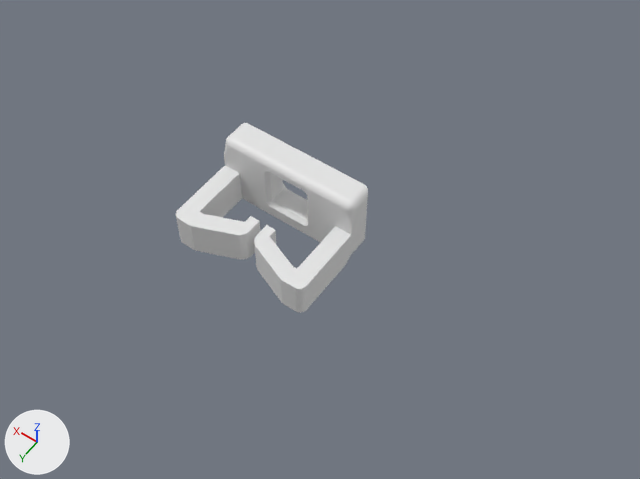
The Blender file blender/utils/cable_guide_type_c.blend: old version first, new version second.
Camera for both pictures: a 50 mm lens placed at (-46.2, 54.8, 90.1), pointed at (-6.2, -1.2, 2.1). The lights are fixed; the arrows at lower left show +X, +Y and +Z.

Script lines for the objects in view, before the commit:
```python
me_cube_022 = bpy.data.meshes.new('Cube.022')
me_cube_022.from_pydata(...)  # 121 vertices, 116 faces; spans x -10.0..0.0, y -5.0..5.0, z 0.0..14.4
ob_holder = bpy.data.objects.new('holder', me_cube_022)
ob_holder.location = (0.0, -6.5, 4.5)
ob_holder.rotation_euler = (1.571, 0.0, 3.142)  # degrees (90, 0, 180)
_vg = ob_holder.vertex_groups.new(name='Group')
_vg.add([54, 55, 65, 75, 77, 78, 79, 80, 81, 82, 83, 84, 94, 95, 96, 112, 113, 114], 1.0, 'REPLACE')
_m = ob_holder.modifiers.new('Mirror', 'MIRROR')
_m = ob_holder.modifiers.new('Bevel', 'BEVEL')
_m.width = 1.0
_m.width_pct = 1.0
_m.segments = 16
_m.limit_method = 'VGROUP'
_m.vertex_group = 'Group'
```
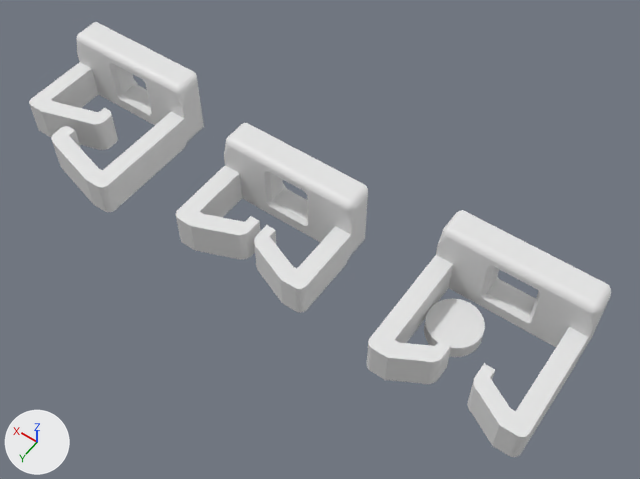
Commit message: improved cable guides

Edits to the bpy script that builds the scene:
```text
Add me_cylinder:
    me_cylinder.from_pydata(...)  # a 32-sided cylinder along z spanning x -3.5..3.5, y -3.5..3.5, z -1.0..1.0
Add me_cube_002:
    me_cube_002.from_pydata(...)  # 121 vertices, 116 faces; spans x -10.0..0.0, y -5.0..5.0, z 0.0..19.4
Add me_cube_001:
    me_cube_001.from_pydata(...)  # 222 vertices, 232 faces; spans x -10.0..10.0, y -5.0..5.0, z 0.0..19.9
Add ob_cylinder:
    ob_cylinder = bpy.data.objects.new('Cylinder', me_cylinder)
    ob_cylinder.location = (-26.0, -1.0, 0.0)
Add ob_holder_wide:
    ob_holder_wide = bpy.data.objects.new('holder_wide', me_cube_002)
    ob_holder_wide.location = (-30.0, -9.9, 4.5)
    ob_holder_wide.rotation_euler = (1.571, 0.0, 3.142)  # degrees (90, 0, 180)
    _vg = ob_holder_wide.vertex_groups.new(name='Group')
    _vg.add([54, 55, 65, 75, 77, 78, 79, 80, 81, 82, 83, 84, 94, 95, 96, 112, 113, 114], 1.0, 'REPLACE')
    _m = ob_holder_wide.modifiers.new('Mirror', 'MIRROR')
    _m = ob_holder_wide.modifiers.new('Bevel', 'BEVEL')
    _m.width = 1.0
    _m.width_pct = 1.0
    _m.segments = 16
    _m.limit_method = 'VGROUP'
    _m.vertex_group = 'Group'
Add ob_holder_stacked:
    ob_holder_stacked = bpy.data.objects.new('holder_stacked', me_cube_001)
    ob_holder_stacked.location = (30.0, -10.0, 4.5)
    ob_holder_stacked.rotation_euler = (1.571, 0.0, 3.142)  # degrees (90, 0, 180)
    _vg = ob_holder_stacked.vertex_groups.new(name='Group')
    _vg.add([54, 55, 65, 75, 77, 78, 79, 80, 81, 82, 83, 84, 94, 95, 96, 112, 113, 114, 118, 119, 120, 161, 166, 176, 178, 179, 180, 181, 182, 183, 184, 185, 195, 196, 197, 213, 214, 215, 219, 220, 221], 1.0, 'REPLACE')
    _m = ob_holder_stacked.modifiers.new('Bevel', 'BEVEL')
    _m.width = 1.0
    _m.width_pct = 1.0
    _m.segments = 16
    _m.limit_method = 'VGROUP'
    _m.vertex_group = 'Group'
```

Location of each change, (x1, y1, x2, y2) in pixels of the pictures (640 x 479 px):
'holder_wide', added
    after: (367, 210, 611, 457)
'holder_stacked', added
    after: (29, 22, 204, 212)
'Cylinder', added
    after: (424, 298, 485, 357)
